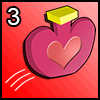
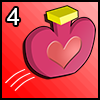
Revision of a layered 100 x 100 image; what changed, layer by layer:
renamed "3" to "4", painted on it over [7, 8, 20, 25]
